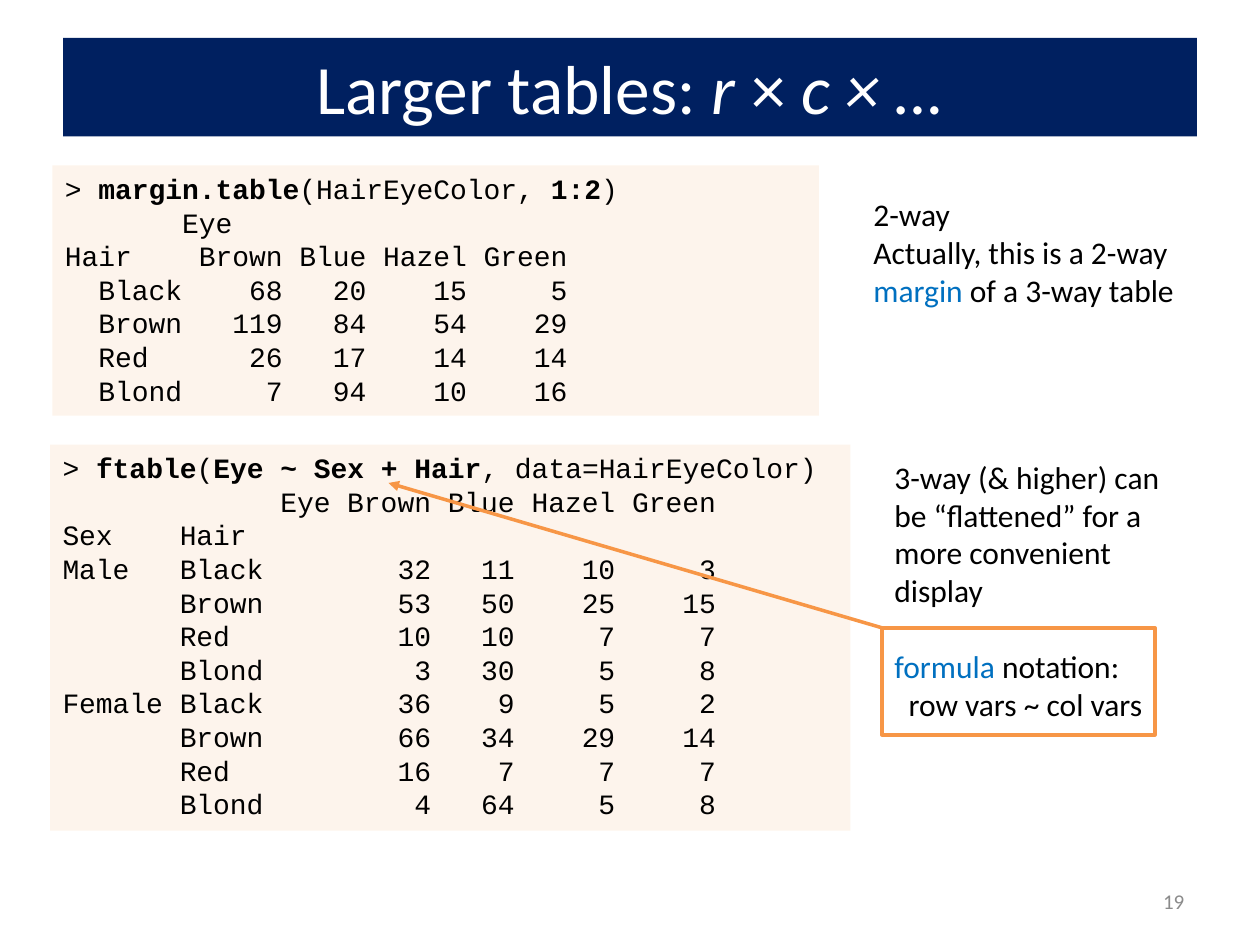
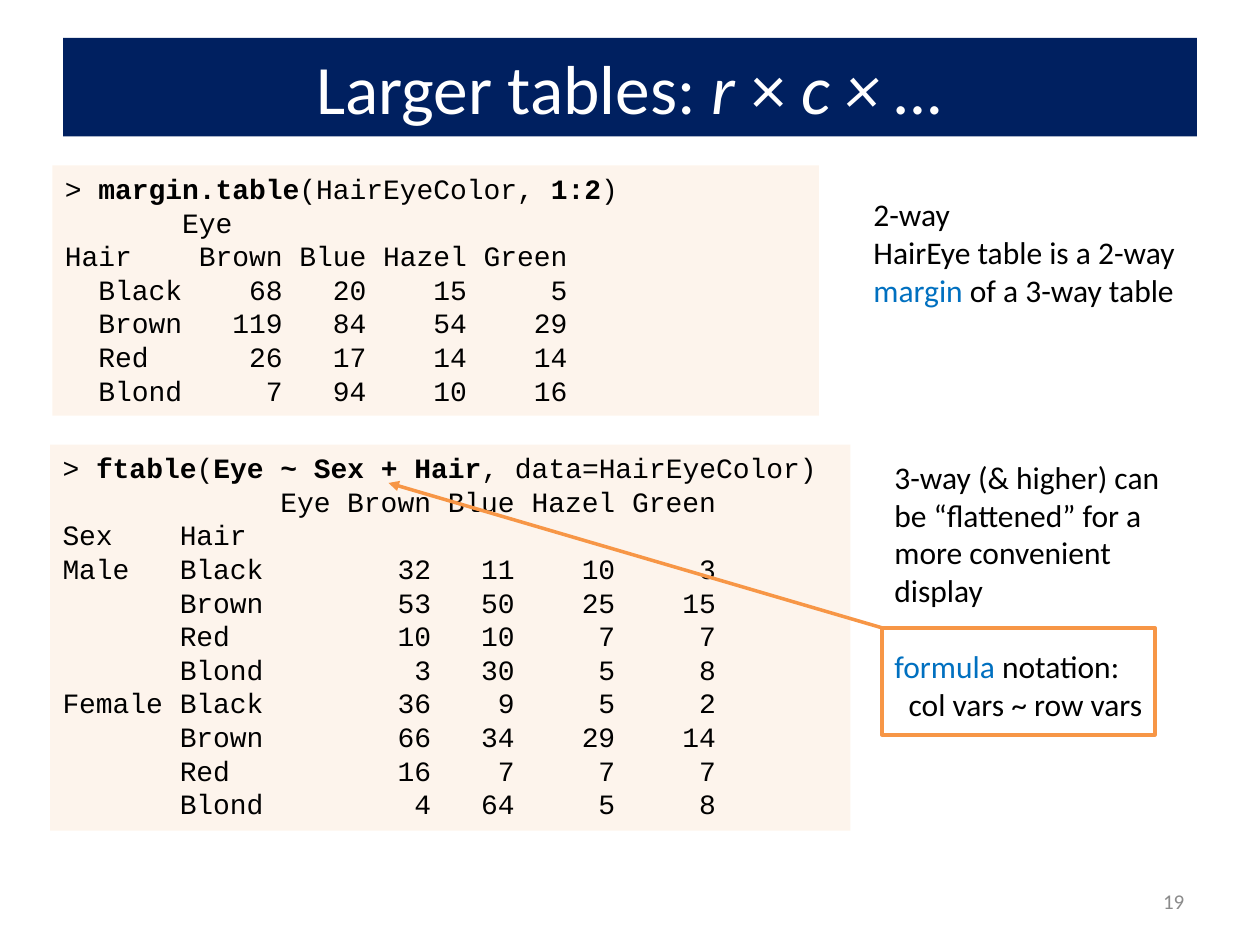
Before and after one commit to friendly/psy6136, a slide deck: slide 19 of docs/lectures/01-Overview.pptx. Drawn at 1260x945 pixels with LibreOffice and Linux fonts; fonts in the diff are those of the drawing. Boxes give left, top, right and bottom in pixels: in the first picture for what was removed or moved away, otherwise in the second. Text is boxed around its words. In the diff, an @@ line names an element or a change of style, - is before the commit and + after.

```diff
--- a/docs/lectures/01-Overview.pptx
+++ b/docs/lectures/01-Overview.pptx
@@ text at (873,242,1175,308): text changed @@
-Actually, this is a 2-way margin of a 3-way table
+HairEye table is a 2-way margin of a 3-way table
@@ text at (909,694,1143,717): text changed @@
-row vars ~ col vars
+col vars ~ row vars
```
Also in this commit, not shown: 22 other slides changed, 2 slides added, 16 other files.
